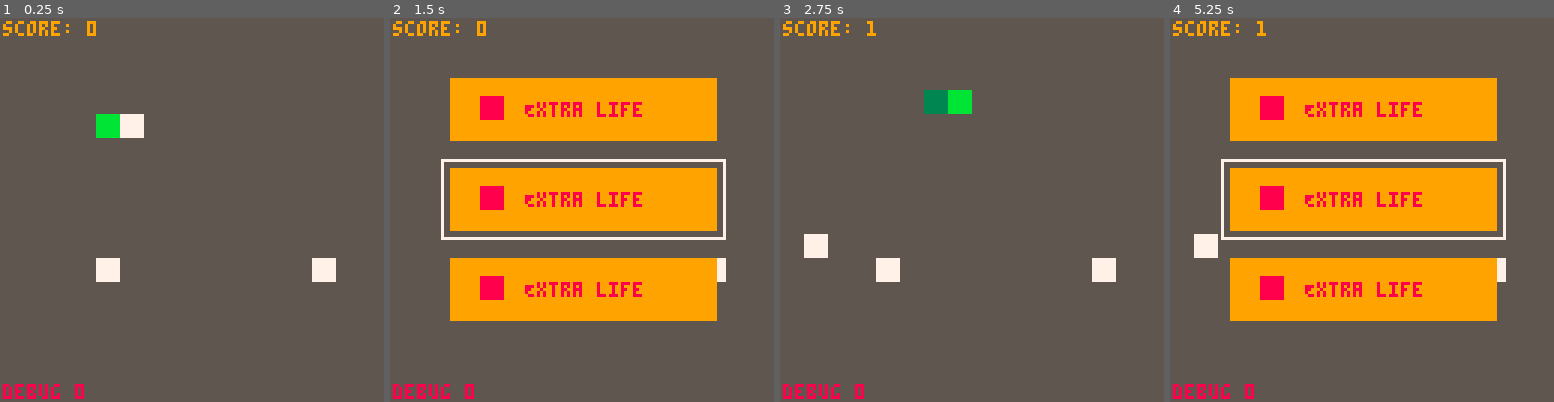
Above: before the commit, frames 1-4 (left to right).
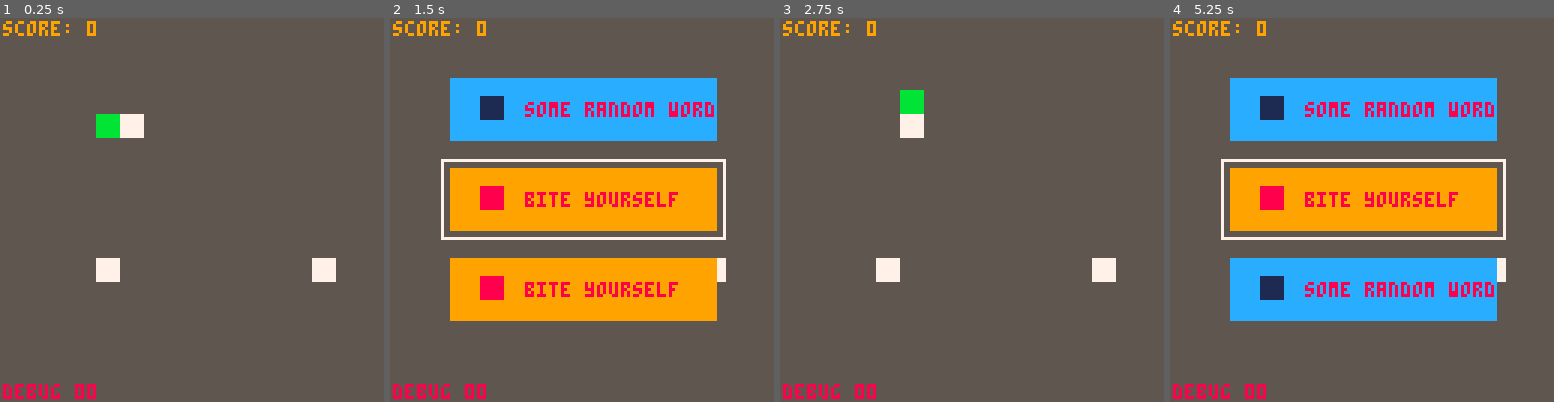
Above: after the commit, the same moments.

Repository: Clothwest/snake-pico-8
Game: PICO-8 cartridge snake.p8
The game is run twice, just before and just after one commit, with the same random seed, the same clock (stepped at 60 frames per second) and the same inputs.
Inputs:
- Up to frame 1 (0.25 s): no input
- Up to frame 2 (1.5 s): tap X (X key) at 0.33, 1.07 s; tap O (Z key) at 0.7 s
- Up to frame 3 (2.75 s): hold Right 1.6-2.1 s; tap O (Z key) at 1.7, 2.1, 2.5 s; tap X (X key) at 1.85 s; hold Up 2.15-2.42 s; hold Right from 2.47 s (still down)
- Up to frame 4 (5.25 s): tap O (Z key) every 0.4 s from 2.9 to 4.9 s; tap X (X key) at 2.97, 4.08, 5.2 s; release Right at 3.03 s; hold Left 3.08-3.58 s; hold Down 3.63-3.97 s; hold Right 4.02-4.68 s; hold Up 4.73-5.03 s; hold Left from 5.08 s (still down)

The runs differ from the first frame. In frame 1, less than 0.1% of the frame differs, in the area x 22-25%, y 95-100%; in frame 2, 12%; in frame 3, 2.1%; in frame 4, 23%, in the area x 6-86%, y 0-100%.

Commit message:
optimized snake and control

Diff:
--- a/main.lua
+++ b/main.lua
@@ -27,6 +27,7 @@
 c15 = 15
 
 -- directions
+dir_zero = { x = 0, y = 0 }
 dir_left = { x = -1, y = 0 }
 dir_right = { x = 1, y = 0 }
 dir_up = { x = 0, y = -1 }
@@ -65,7 +66,8 @@
 
 -- for debug output
 debug = true
-bug = 0
+bug1 = 0
+bug2 = 0
 
 -- snake
 --
@@ -85,17 +87,43 @@
 	die_effect_speed = 15,
 	grow = function()
 		if is_empty(snake.tail) then
-			snake.tail = deep_copy(snake.head)
-			coordinate_copy(snake.head, snake.tail.front)
-			snake.tail.prev = snake.head
-			snake.tail.spr = c03
+			local head = snake.head
+			local tail = snake.tail
+
+			-- coordinate
+			coordinate_copy(head, tail)
+
+			-- front
+			tail.front = new_coordinate(head)
+
+			-- spr
+			tail.spr = c03
+
+			-- prev
+			tail.prev = head
+
+			head.next = tail
 			add(snake.parts, snake.tail)
 		else
-			local new_body = deep_copy(snake.tail)
-			new_body.prev = snake.tail.prev
-			add(snake.parts, new_body)
-			coordinate_copy(new_body, snake.tail.front)
-			snake.tail.prev = new_body
+			local body = {}
+			local tail = snake.tail
+
+			-- coordinate
+			coordinate_copy(tail, body)
+
+			-- front
+			body.front = new_coordinate(tail)
+
+			-- spr
+			body.spr = tail.spr
+
+			-- prev and next
+			body.prev = tail.prev
+			body.next = tail
+
+			tail.prev.next = body
+			tail.prev = body
+			add(snake.parts, body)
 		end
 	end,
 	die = function()
@@ -106,10 +134,10 @@
 		if frame % (fps \ snake.die_effect_speed) ~= 0 then
 			return
 		end
-		if next(snake.dead_part) == nil then
-			snake.dead_part = snake.tail
-		elseif snake.dead_part.prev ~= nil then
-			snake.dead_part = snake.dead_part.prev
+		if is_empty(snake.dead_part) then
+			snake.dead_part = snake.head
+		elseif snake.dead_part.next ~= nil then
+			snake.dead_part = snake.dead_part.next
 		end
 		snake.dead_part.spr = c14
 		if snake.dead_part.prev == nil then
@@ -141,6 +169,21 @@
 			end
 		)
 	end,
+	handle_dir = function()
+		local sdir = snake.dir
+		local dir = { x = 0, y = 0 }
+
+		-- only not zero can change direction
+		-- for starter, this needs to copy both
+		if not (overlap(sdir, dir_left) or overlap(sdir, dir_right)) then
+			coordinate_add(dir, input.pressed(key_left) and dir_left, input.pressed(key_right) and dir_right)
+		end
+		coordinate_copy(is_origin(dir) and sdir.buffer or dir, sdir.buffer)
+		if not (overlap(sdir, dir_up) or overlap(sdir, dir_down)) then
+			coordinate_add(dir, input.pressed(key_up) and dir_up, input.pressed(key_down) and dir_down)
+		end
+		coordinate_copy(is_origin(dir) and sdir.buffer or dir, sdir.buffer)
+	end,
 	init = function()
 		add(snake.parts, snake.head)
 	end,
@@ -150,16 +193,7 @@
 		else
 			snake.can_move = false
 		end
-		if not overlap(snake.dir, dir_left) and btnp(key_right) then
-			coordinate_copy(dir_right, snake.dir.buffer)
-		elseif not overlap(snake.dir, dir_right) and btnp(key_left) then
-			coordinate_copy(dir_left, snake.dir.buffer)
-		elseif not overlap(snake.dir, dir_up) and btnp(key_down) then
-			coordinate_copy(dir_down, snake.dir.buffer)
-		elseif not overlap(snake.dir, dir_down) and btnp(key_up) then
-			coordinate_copy(dir_up, snake.dir.buffer)
-		end
-
+		snake.handle_dir()
 
 		-- debug
 		-- if debug then
@@ -169,7 +203,7 @@
 		-- end
 
 		if snake.can_move and not snake.is_dead then
-			coordinate_copy(snake.dir.buffer, snake.dir)
+			coordinate_copy(is_origin(snake.dir.buffer) and snake.dir or snake.dir.buffer, snake.dir)
 			snake.move()
 		elseif snake.is_dead then
 			snake.die_effect()
@@ -349,6 +383,7 @@
 	cur = 0,
 	three = {},
 	load = function(fst, snd, trd)
+		tick = false
 		add(cards.three, fst or rnd_arr(cards))
 		add(cards.three, snd or rnd_arr(cards))
 		add(cards.three, trd or rnd_arr(cards))
@@ -358,6 +393,7 @@
 	unload = function()
 		cards.loaded = false
 		clear(cards.three)
+		tick = true
 	end,
 	check = function(i)
 		cards.cur = i
@@ -373,10 +409,13 @@
 		cards.unload()
 	end,
 	update = function()
-		if btnp(key_up) then
+		if input.just_pressed(key_up) then
 			cards.check_up()
-		elseif btnp(key_down) then
+		elseif input.just_pressed(key_down) then
 			cards.check_down()
+		end
+		if input.just_pressed(key_jump) then
+			cards.choose()
 		end
 	end,
 	draw = function()
@@ -410,10 +449,19 @@
 	{
 		name = "life",
 		spr = c08,
-		text = "Extra life",
+		text = "bite yourself",
 		bgc = c09,
 		effect = function()
 			sfx(2)
+		end
+	},
+	{
+		name = "1",
+		spr = c01,
+		text = "some random word",
+		bgc = c12,
+		effect = function()
+			sfx(0)
 		end
 	}
 }
@@ -522,6 +570,36 @@
 }
 --
 
+-- input
+--
+input = {
+	[key_left] = false,
+	[key_right] = false,
+	[key_up] = false,
+	[key_down] = false,
+	[key_jump] = false,
+	[key_dash] = false,
+	clear = function()
+		for i = 0, 5, 1 do
+			input[i] = false
+		end
+	end,
+	pressed = function(key)
+		if not input[key] and btn(key) then
+			input[key] = true
+			return true
+		end
+		return false
+	end,
+	just_pressed = function(key)
+		if not input[key] and btnp(key) then
+			input[key] = true
+			return true
+		end
+		return false
+	end
+}
+
 --------------------
 -- init function --
 --------------------
@@ -535,28 +613,27 @@
 -- update function --
 --------------------
 function _update()
+	input.clear()
 	if tick then
 		frame = (frame + 1) % fps
-	end
-	snake.update()
-	foreach(
-		foods,
-		function(food)
-			food.type.update(food)
-		end
-	)
+		snake.update()
+		foreach(
+			foods,
+			function(food)
+				food.type.update(food)
+			end
+		)
+	end
 
 	-- card
 	if not cards.loaded then
-		if btnp(key_dash) then
+		if input.just_pressed(key_dash) then
 			cards.load()
 		end
 	else
 		cards.update()
-		if btnp(key_dash) then
+		if input.just_pressed(key_dash) then
 			cards.unload()
-		elseif btnp(key_jump) then
-			cards.choose()
 		end
 	end
 end
@@ -578,13 +655,13 @@
 		cards.draw()
 	end
 
-	--
+	-- debug
 	if debug then
-		print("debug "..bug, 1, 122, c08)
-	end
-end
-
--- game manager
+		print("debug "..bug1..bug2, 1, 122, c08)
+	end
+end
+
+-- game manager function
 --
 function init()
 	load_level(lv_peaceful)
@@ -674,9 +751,38 @@
 
 --
 
+function new_coordinate(x, y)
+	local new = {}
+	if type(x) == "table" then
+		coordinate_copy(x, new)
+	else
+		new.x = x or 0
+		new.y = y or 0
+	end
+	return new
+end
+
 function coordinate_copy(from, to)
 	to.x = from.x
 	to.y = from.y
+end
+
+function coordinate_add(target, first, second)
+	first = clamp_dir(first)
+	second = clamp_dir(second)
+	target.x = first.x + second.x
+	target.y = first.y + second.y
+end
+
+function is_origin(point)
+	return (point.x == 0) and (point.y == 0)
+end
+
+function clamp_dir(dir)
+	if not (type(dir) == "table") or dir.x == nil or dir.y == nil then
+		dir = dir_zero
+	end
+	return dir
 end
 
 function to_tile(v)
